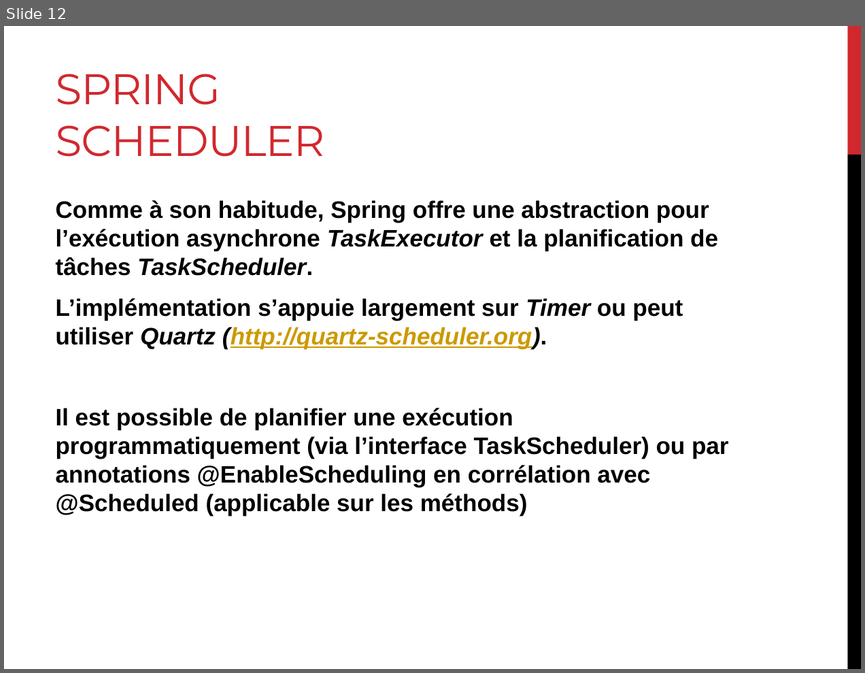
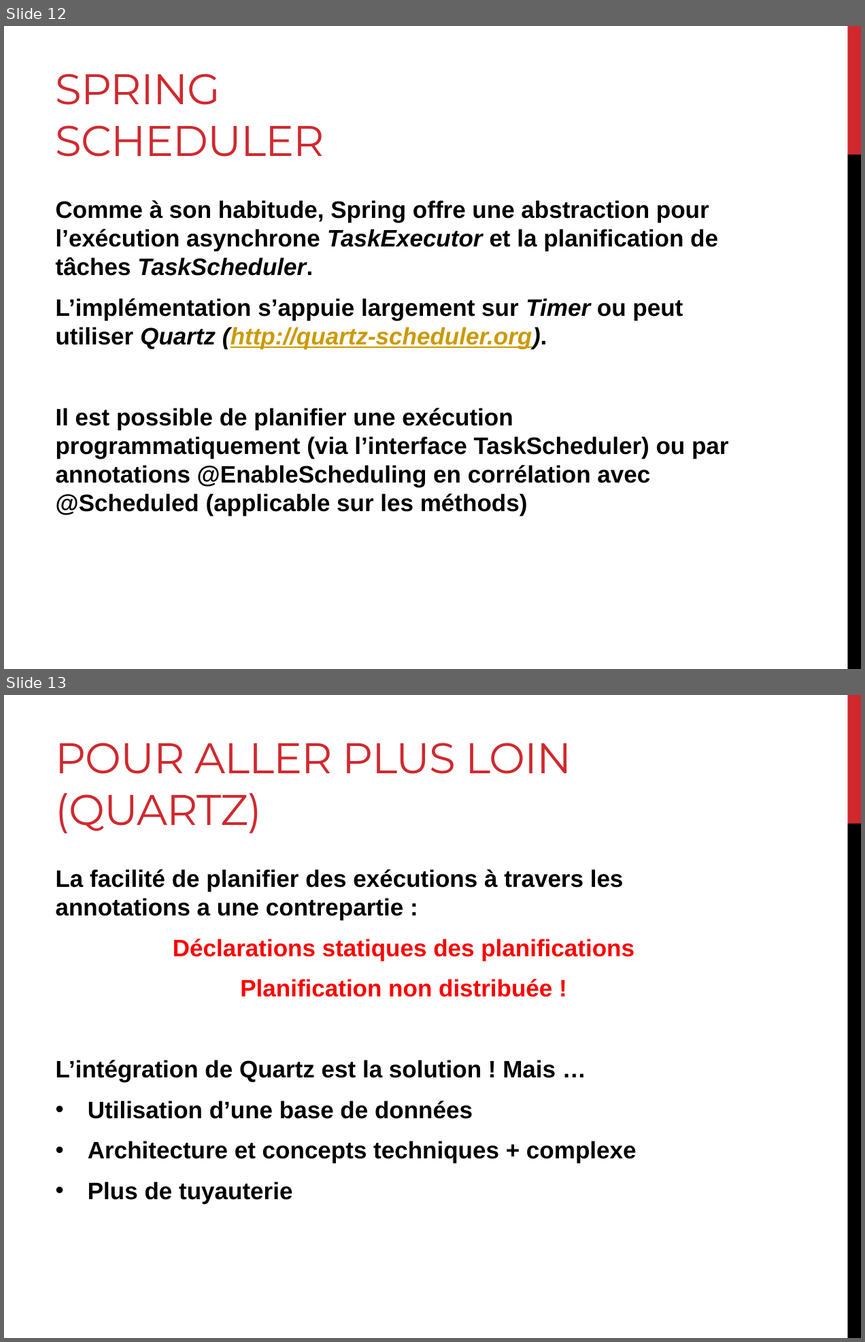
Before and after one commit to cyriljoui/spring-batch, a slide deck: src/doc/spring-batch.pptx. Shown one above the other, each under a label of ours: slide 12 before the commit, slides 12 and 13 after it. The pictures are 865x673 and 865x1342 pixels, drawn with LibreOffice and Linux fonts; fonts in the diff are those of the drawing. Boxes give left, top, right and bottom in pixels: in the first picture for what was removed or moved away, otherwise in the second. Text is boxed around its words. In the diff, an @@ line names an element or a change of style, - is before the commit and + after.

Commit message:
Documentation updated with Scheduling

```diff
--- a/src/doc/spring-batch.pptx
+++ b/src/doc/spring-batch.pptx
@@ slide 13 added at bbox=[4, 695, 861, 1338], background #FFFFFF; not listed: 2 template elements that a slide beside it also shows @@
@@ title added at bbox=[56, 743, 572, 834], 36 pt, text #D1282E @@
+POUR ALLER PLUS LOIN (QUARTZ)
@@ text added at bbox=[56, 869, 636, 1204], 20 pt, text #000000, bold @@
+La facilité de planifier des exécutions à travers les annotations a une contrepartie :
+Déclarations statiques des planifications
+Planification non distribuée !
+L’intégration de Quartz est la solution ! Mais …
+• Utilisation d’une base de données
+• Architecture et concepts techniques + complexe
+• Plus de tuyauterie
```
